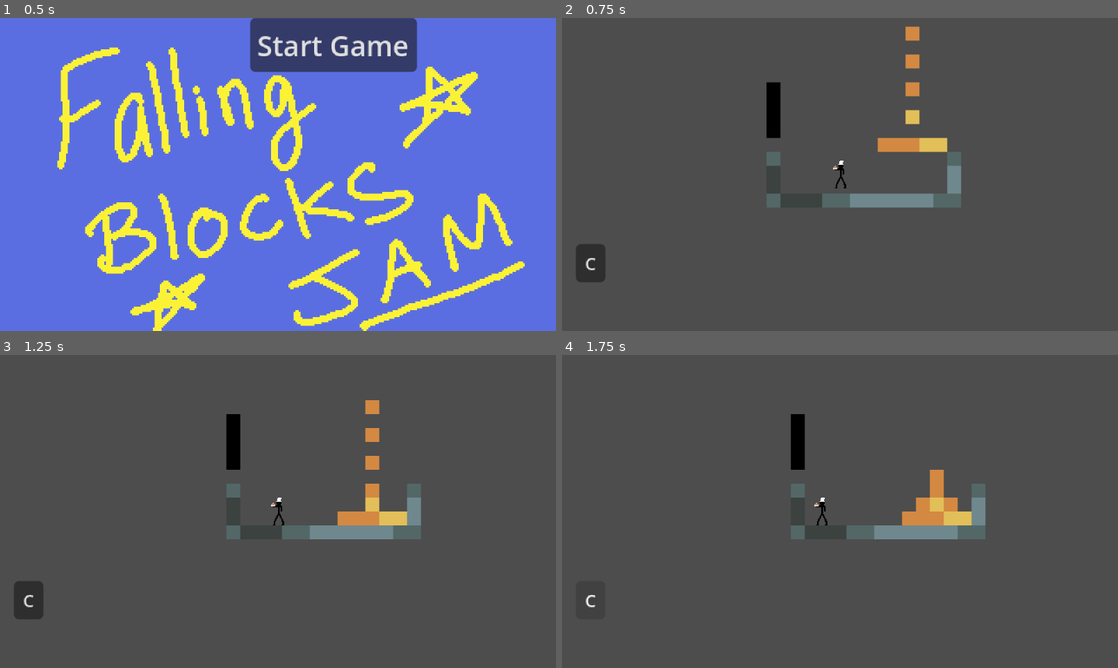
Above: before the commit, frames 1-4 (two rows, left to right).
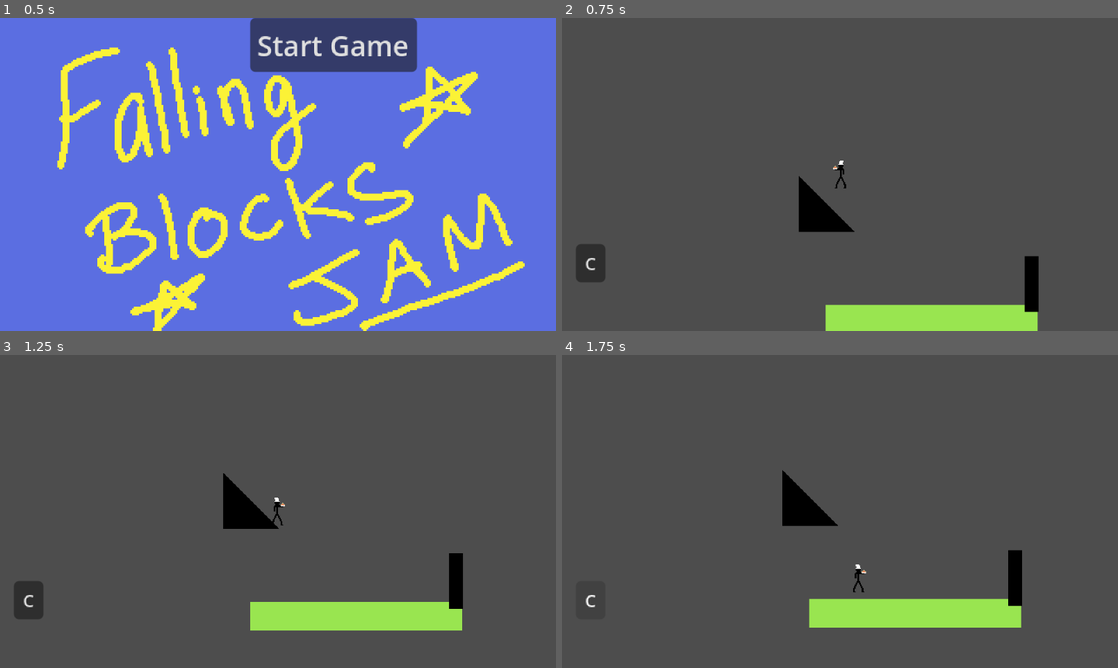
Above: after the commit, the same moments.

Repository: dfebs/falling-blocks-game-jam
Game: Godot game, scene res://main.tscn
Two runs of this game, one before a commit and one after it. Both use one fixed random seed, a clock stepped at 60 frames per second and the inputs below. Sound files missing from this copy of the repository are replaced by a short silence.
Inputs:
- Up to frame 1 (0.5 s): no input
- Up to frame 2 (0.75 s): click "Start Game" at 0.5 s
- Up to frame 3 (1.25 s): no input
- Up to frame 4 (1.75 s): click "C" at 1.25 s

Frame 1 is identical in both runs. In frame 2, 7.7% of the frame differs, in the area x 36-86%, y 2-100%; in frame 3, 8.0%; in frame 4, 8.1%, in the area x 39-83%, y 18-88%.

Commit message:
fix starting level

Diff:
--- a/main.gd
+++ b/main.gd
@@ -20,7 +20,7 @@
 
 static var _scenes_dict
 
-var level_index = 1
+var level_index = -1
 
 var reload_held_counter = 0
 
